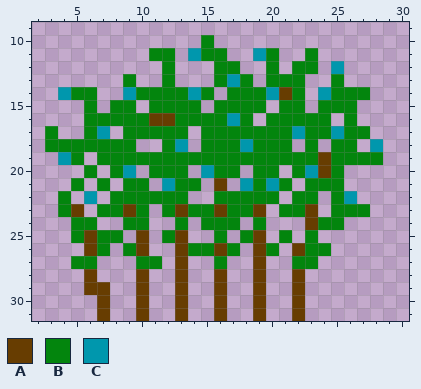
One commit to this pixel-art sprite: assets/berry_bush_blue.png. This is how it looked before the edit.
The file is 128x128 pixels, drawn in blocks of 4x4; one block is one cell here. Colours within 5 levels of each other are drawn and written as one. Shown: x 2..30, y 9..31.
Palette (. is transparent): A #673d01  B #03850d  C #0097ad
The result:
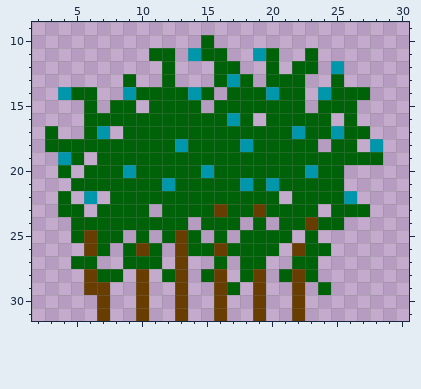
What changed:
@@ palette @@
-B #03850d
+B #006208
@@ x 2..30 @@
 13 .......B..B...BCB.BBB..B.....
-14 ..CBB..CBBBBCB.BBBCAB.CBBB...
-15 ....B.BB.BBBB.BBBB.BB.BBB....
-16 ....BBBBBAABBBBCB.BBBBB.B....
-17 .B..BC.BBBBB.BBBBBBBCBBCBB...
-18 .BBBBBBB..BC.BBBCBBB.B.BB.C..
-19 ..CB.BBBBBBBBBBBBBBBBBABBBB..
-20 ....B.BC.BBB.CBB.BB.BCAB.....
-21 ...B.B.BB.CBB.A.CBCB.BBB.....
-22 ..B.C.BBBBBB..BBBBB.BB.BC....
-23 ..BA.BBAB.BABBABBA.BBA.BBB...
-24 ...BB..BB..B.BBB.B...ABB.....
-25 ...BABB.A.BA..B.BA.B.B.......
-26 ....AB.BA..ABBAB.AB.ABB......
-27 ...BB...BB.A..B..A..BB.......
-28 ....A...A..A..A..A..A........
-29 ....AA..A..A..A..A..A........
+14 ..CBB..CBBBBCB.BBBCBB.CBBB...
+15 ....B.BB.BBBB.BBBBBBB.BBB....
+16 ....BBBBBBBBBBBCB.BBBBB.B....
+17 .B..BC.BBBBBBBBBBBBBCBBCBB...
+18 .BBBBBBBBBBCBBBBCBBBBB.BB.C..
+19 ..CB.BBBBBBBBBBBBBBBBBBBBBB..
+20 ..B.BBBCBBBBBCBBBBBBBCBB.....
+21 ...BBBBBBBCBBBBBCBCBBBBB.....
+22 ..B.C.BBBBBBBBBBBBB.BBBBC....
+23 ..BB.BBBB.BBBBABBABBBB.BBB...
+24 ...BBBBBBBBB.BBB.B.BBABB.....
+25 ...BABB.B.BAB.B.BBBB.B.......
+26 ....AB.BAB.ABBABBBB.ABB......
+27 ...BB..BBB.A..B.BB..BB.......
+28 ....ABB.A.BA.BA.BA.BAB.......
+29 ....AA..A..A..AB.A..A.B......
 30 .....A..A..A..A..A..A........
